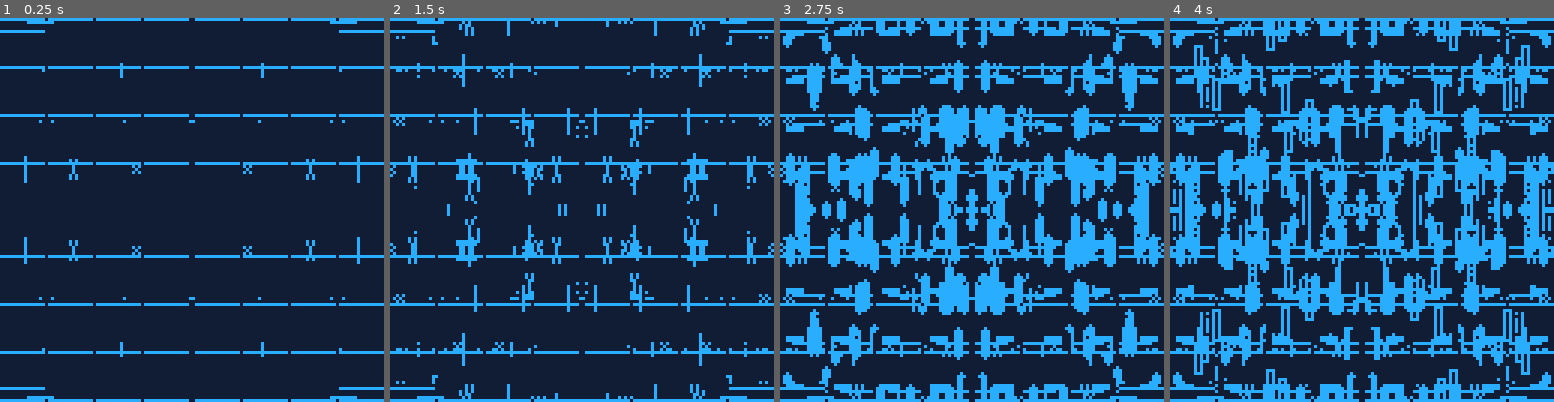
Above: before the commit, frames 1-4 (left to right).
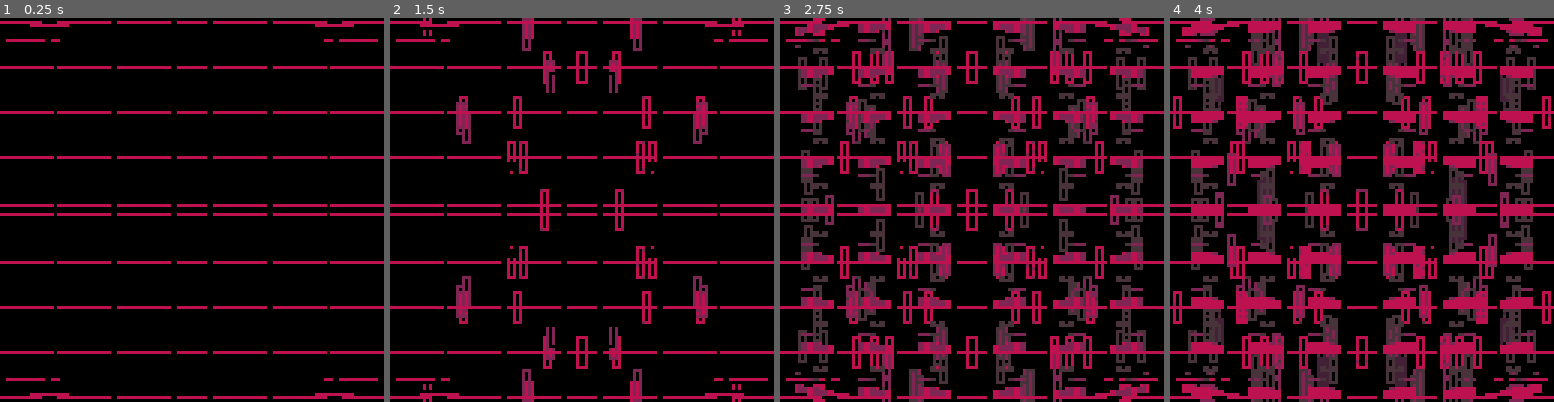
Above: after the commit, the same moments.

Repository: aebrer/pico8_carts
Game: PICO-8 cartridge aebrer_engine/master.p8
The game is run twice, just before and just after one commit, with the same random seed, the same clock (stepped at 60 frames per second) and the same inputs.
Inputs (mouse positions are in pixels of both pictures, inside the frame that each line leads up to):
- Up to frame 1 (0.25 s): no input
- Up to frame 2 (1.5 s): tap X (X key) at 0.33, 1.07 s; click (670, 121) at 0.67 s; tap O (Z key) at 0.7 s; click (436, 267) at 1.22 s
- Up to frame 3 (2.75 s): hold Right 1.6-2.1 s; tap O (Z key) at 1.7, 2.1, 2.5 s; click (887, 114) at 1.77 s; tap X (X key) at 1.85 s; hold Up 2.15-2.42 s; click (952, 259) at 2.32 s; hold Right from 2.47 s (still down)
- Up to frame 4 (4 s): click (1404, 106) at 2.87 s; tap O (Z key) at 2.9, 3.3, 3.7 s; tap X (X key) at 2.97 s; release Right at 3.03 s; hold Left 3.08-3.58 s; click (1465, 256) at 3.42 s; hold Down 3.63-3.97 s; click (1231, 102) at 3.97 s

The runs differ from the first frame. In frame 1, 100% of the frame differs, in the area x 0-100%, y 0-100%; in frame 2, 100%; in frame 3, 100%; in frame 4, 100%.

Commit message:
latest WIP build, getting there

Diff:
--- a/aebrer_engine/master.p8
+++ b/aebrer_engine/master.p8
@@ -7,13 +7,13 @@
 poke(0x5f2d, 1) --enable mouse
 seed = rnd(-1)
 
-local sprite_sheet_loc = 0x5f54
-local screen_loc = 0x5f55
-local sprite_sheet_val = 0x00 -- 0x00 (default) or 0x60
-local screen_val = 0x60 -- 0x00 or 0x60 (default)
-
-poke(sprite_sheet_loc, sprite_sheet_val)
-poke(screen_loc, screen_val)
+-- local sprite_sheet_loc = 0x5f54
+-- local screen_loc = 0x5f55
+-- local sprite_sheet_val = 0x00 -- 0x00 (default) or 0x60
+-- local screen_val = 0x60 -- 0x00 or 0x60 (default)
+
+-- poke(sprite_sheet_loc, sprite_sheet_val)
+-- poke(screen_loc, screen_val)
 
 
 --------------------------------
@@ -77,7 +77,8 @@
 --          burns             --
 --------------------------------
 function burn(c)
- local new_c = max(c-1,0)
+ local new_c = 0
+ if(c==0)new_c=15 else new_c=c-1
  return new_c
 end
 
@@ -400,15 +401,15 @@
 config.colors.onebit_bw = {[0]=0,7,0,0,0,7,0,0,7,0,7,7,0,7,7,7}
 add(config.colors.methods, "onebit_bw") -- 14
 config.colors.onebit_red = {[0]=0,8,0,0,0,8,0,0,8,0,8,8,0,8,8,8}
-add(config.colors.methods, "onebit_red") -- 15
+-- add(config.colors.methods, "onebit_red") -- 15
 config.colors.onebit_green = {[0]=0,3,0,0,0,3,0,0,3,0,3,3,0,3,3,3}
-add(config.colors.methods, "onebit_green") -- 16
+-- add(config.colors.methods, "onebit_green") -- 16
 config.colors.onebit_blue = {[0]=0,-4,0,0,0,-4,0,0,-4,0,-4,-4,0,-4,-4,-4}
-add(config.colors.methods, "onebit_blue") -- 17
+-- add(config.colors.methods, "onebit_blue") -- 17
 config.colors.onebit_purple = {[0]=0,2,0,0,0,2,0,0,2,0,2,2,0,2,2,2}
-add(config.colors.methods, "onebit_purple") -- 18
+-- add(config.colors.methods, "onebit_purple") -- 18
 config.colors.onebit_yellow = {[0]=0,10,0,0,0,10,0,0,10,0,10,10,0,10,10,10}
-add(config.colors.methods, "onebit_yellow") -- 19
+-- add(config.colors.methods, "onebit_yellow") -- 19
 config.colors.default = {[0]=0,1,2,3,4,5,6,7,8,9,10,11,12,13,14,15}
 add(config.colors.methods, "default") -- 20
 config.colors.alt_default = {[0]=0,-15,-14,-13,-12,-11,-10,-9,-8,-7,-6,-5,-4,-3,-2,-1}
@@ -418,17 +419,17 @@
 config.colors.dead_god_2 = {[0]=0,0,-8,8,-3,-8,8,7,2,-8,0,-8,8,-3,-8,-8}
 add(config.colors.methods, "dead_god_2") -- 23
 config.colors.twobit_bw = {[0]=0,6,0,0,0,6,0,0,6,0,6,6,0,6,6,7}
-add(config.colors.methods, "twobit_bw") -- 24
+-- add(config.colors.methods, "twobit_bw") -- 24
 config.colors.twobit_red = {[0]=0,-8,0,0,0,-8,0,0,-8,0,-8,-8,0,-8,-8,8}
-add(config.colors.methods, "twobit_red") -- 25
+-- add(config.colors.methods, "twobit_red") -- 25
 config.colors.twobit_green = {[0]=0,3,0,0,0,3,0,0,3,0,3,3,0,3,3,11}
-add(config.colors.methods, "twobit_green") -- 26
+-- add(config.colors.methods, "twobit_green") -- 26
 config.colors.twobit_blue = {[0]=0,-4,0,0,0,-4,0,0,-4,0,-4,-4,0,-4,-4,12}
-add(config.colors.methods, "twobit_blue") -- 27
+-- add(config.colors.methods, "twobit_blue") -- 27
 config.colors.twobit_purple = {[0]=0,2,0,0,0,2,0,0,2,0,2,2,0,2,2,13}
-add(config.colors.methods, "twobit_purple") -- 28
+-- add(config.colors.methods, "twobit_purple") -- 28
 config.colors.twobit_yellow = {[0]=0,0,10,0,0,10,0,0,10,0,10,10,0,10,10,-9}
-add(config.colors.methods, "twobit_yellow") -- 29
+-- add(config.colors.methods, "twobit_yellow") -- 29
 config.colors.terminal_green = {[0]=-15,11,-15,-15,-15,11,-15,-15,11,-15,11,11,-15,11,11,11}
 -- config.colors.terminal_green = {[0]=-15,-5,-15,-15,-15,-5,-15,-15,-5,-15,-5,-5,-15,-5,-5,-5}
 add(config.colors.methods, "terminal_green") -- 30
@@ -437,11 +438,13 @@
 config.colors.terminal_blue = {[0]=-15,12,-15,-15,-15,12,-15,-15,12,-15,12,12,-15,12,12,12}
 add(config.colors.methods, "terminal_blue") -- 32
 config.colors.mutant = {[0]=0,0,-6,0,-6,10,0,0,-6,0,10,-6,0,10,10,-9}
-add(config.colors.methods, "mutant") -- 33
+-- add(config.colors.methods, "mutant") -- 33
 config.colors.hole = {[0]=0,1,2,3,4,5,6,7,8,9,10,11,12,13,14,0}
-add(config.colors.methods, "hole") -- 34
+-- add(config.colors.methods, "hole") -- 34
 config.colors.dead_god_3 = {[0]=0,8,-16,-16,-15,-15,-15,-15,-14,-14,-14,-11,-11,2,-8,-8}
 add(config.colors.methods, "dead_god_3") -- 35
+config.colors.rainbow = {[0]=0,-8,8,9,10,11,12,-4,0,-8,8,9,10,11,12,-4}
+add(config.colors.methods, "rainbow") -- 36
 
 --------------------------------
 --         brushes            --
@@ -840,13 +843,26 @@
 config.sketch.num_pts=2
 config.sketch.fc=128
 
+config.sketch.sspr_iv_x=16
+config.sketch.sspr_iv_y=16
+config.sketch.sspr_x1=8
+config.sketch.sspr_x2=15
+config.sketch.sspr_y1=16
+config.sketch.sspr_y2=10
+
 config.sketch.params = {
  {"r_step", "float_fine", {0.001,0.2}},
  {"rad", "int_lim", {1,100}},
  {"rndx", "float_lim", {0.1,50}},
  {"rndy", "float_lim", {0.1,50}},
  {"num_pts", "int"},
- {"fc", "int"}
+ {"fc", "int"},
+ {"sspr_iv_x", "int"},
+ {"sspr_iv_y", "int"},
+ {"sspr_x1", "int"},
+ {"sspr_x2", "int"},
+ {"sspr_y1", "int"},
+ {"sspr_y2", "int"}
 }
 
 -- always present mouse brush
@@ -888,7 +904,7 @@
  -- local fc = config.sketch.fc
  local fc = 128
 
- for i=0,50 do
+ for i=0,10 do
   p=0x6000+flr(rnd(8181))
   q=0x6000+flr(rnd(8181))
   poke(p,peek(p)/128-fc)
@@ -899,39 +915,26 @@
   fc=128
  end
 
- for i=1,500 do
-  local x = rnd(128)
-  local y = rnd(128)
-  c=pget(x,y)
-  if c > 0 then
-   pset(x,y,burn(c))
-  end
- end
-
 end
 
 
 
 function config.sketch.crop()
- --  -- black bars
- -- local x=54
- -- local y=44
- -- local x2=96
- -- local y2=32
- -- local x0=-20
- -- local y0=158
- -- rectfill(x0-x,x0-y,y2-x,y0-y,0)
- -- rectfill(x2-x,x0-y,y0-x,y0-y)
- -- rectfill(x0-x,x0-y,y0-x,y2-y)
- -- rectfill(x0-x,x2-y,y0-x,y0-y)
+local sspr_iv_x = config.sketch.sspr_iv_x
+local sspr_iv_y = config.sketch.sspr_iv_y
+local sspr_x1 = config.sketch.sspr_x1
+local sspr_x2 = config.sketch.sspr_x2
+local sspr_y1 = config.sketch.sspr_y1
+local sspr_y2 = config.sketch.sspr_y2
+
 
  -- set the screen memory as the spritesheet
 -- and stretch screen->screen
 poke(0x5f54, 0x60)
 
-for x=0,128,16 do
-for y=0,128,16 do
-sspr(0,0,8,16, x,y,15,10)
+for x=0,128,sspr_iv_x do
+for y=0,128,sspr_iv_y do
+sspr(0,0,sspr_x1,sspr_y1, x,y,sspr_x2,sspr_y2)
 end
 end
 poke(0x5f54, 0x00)
@@ -940,14 +943,13 @@
 -- add layers in order
 --add(config.sketch.methods, "mouse_brush")
 add(config.sketch.methods, "sketch")
---add(config.sketch.methods, "shred")
+-- add(config.sketch.methods, "shred")
 add(config.sketch.methods, "crop")
 
 
 
 
 -- todo:
--- - in the crop function, mirror sizes should change
 -- - see if you can make a labyrinth thing happen
 -- - remember to be patient and minimal
 
@@ -959,18 +961,20 @@
 
 -- overrides:
 --  brush:
-config.brush.i=11
+config.brush.i=rnd({5,11})
 config.brush.circ_r=0
 config.brush.recth=1
-config.brush.rectw=10
+config.brush.rectw=rnd({5,6,7,8,13})
 config.brush.wiggle=0
 config.brush.color=15
 config.brush.line_wt=0
 
 --  dither:
-config.dither.i=rnd({3,4})
+config.dither.i=3
 config.dither.loops=25
-config.dither.pull=1.05
+-- config.dither.loops=0
+
+config.dither.pull=1.0
 config.dither.rectw=rnd({0,0,0,0,1,1,1,1,2,2,2,3,3,4,5})
 config.dither.recth=rnd({5,5,5,6,6,6,7,7,7,8,8,8,8,8,8,9,9,10,11})
 config.dither.circ_r=rnd({0,0,1,1,1,2,2})
@@ -984,9 +988,8 @@
 --  palettes/colors:
 config.colors.i = flr(rnd(#config.colors.methods))+1
 
-
 -- timing
-config.timing.seed_loop = true
+config.timing.seed_loop = false
 config.timing.loop_len=16
 config.timing.rec_loop_start = 12
 config.timing.rec_loop_end = 14
@@ -1000,13 +1003,20 @@
 
 
 -- misc
-config.sketch.r_step=0.11
-config.sketch.rad=10
+config.sketch.r_step=rnd(0.1)+0.07
+config.sketch.rad=rnd(15)+5
 config.sketch.rndx=0
 config.sketch.rndy=0
-config.sketch.num_pts=2
+config.sketch.num_pts=rnd({1,2,3})
 config.sketch.fc=128
 
+config.sketch.sspr_iv_x=rnd(8)+14
+config.sketch.sspr_iv_y=rnd(8)+14
+config.sketch.sspr_x1=rnd({5,6,6,8,8,8,10,10,12})
+config.sketch.sspr_x2=rnd({14,16,16,18,18,18,12,15})
+config.sketch.sspr_y1=rnd({14,16,16,18,18,18,12,15})
+config.sketch.sspr_y2=rnd({5,6,6,8,8,8,10,10,12})
+
 
 --------------------------------
 --        main loop           --
@@ -1014,113 +1024,113 @@
 ::_::
 
 
-if display_params then
- --------------------------------
- --       input process        --
- --------------------------------
- -- change what method is being used for active param
- if btnp(1) then
-  local idx = config.params[config.param_i]
-  config[idx].i = safe_inc(config[idx].i, #config[idx].methods)
- end
-
- -- cycle through the changable parameters
- if btnp(0) then
-  config.param_i = safe_inc(config.param_i, #config.params)
- end
-
- if btnp(5) then  -- change the selected param
-  local curr_param_param_idx = config[config.params[config.param_i]].param_i
-   if curr_param_param_idx != nil then
-   local param = config[config.params[config.param_i]]
-   local new_param_i = safe_inc(param.param_i, #param.params)
-   config[config.params[config.param_i]].param_i = new_param_i
-  end
- end
-
- if btnp(3) then  -- scroll down
-  local curr_param_param_idx = config[config.params[config.param_i]].param_i
-  if curr_param_param_idx != nil then
-   local curr_param_param_name = config[config.params[config.param_i]].params[curr_param_param_idx][1]
-   local curr_pp_type = config[config.params[config.param_i]].params[curr_param_param_idx][2]
-   local curr_param_param_value = config[config.params[config.param_i]][curr_param_param_name]
-   local new_param_param_value = 0
-   if curr_pp_type == "int" then
-    new_param_param_value = curr_param_param_value - 1
-   elseif curr_pp_type == "float" then
-    new_param_param_value = curr_param_param_value * 0.97
-   elseif curr_pp_type == "float_fine" then
-    new_param_param_value = curr_param_param_value * 0.998
-   elseif curr_pp_type == "float_lim" then
-    local curr_pp_lim = config[config.params[config.param_i]].params[curr_param_param_idx][3]
-    local low_lim = curr_pp_lim[1]
-    local high_lim = curr_pp_lim[2]
-    new_param_param_value = curr_param_param_value * 0.97
-    new_param_param_value = min(new_param_param_value, high_lim)
-    new_param_param_value = max(new_param_param_value, low_lim)
-   elseif curr_pp_type == "int_lim" then
-    local curr_pp_lim = config[config.params[config.param_i]].params[curr_param_param_idx][3]
-    local low_lim = curr_pp_lim[1]
-    local high_lim = curr_pp_lim[2]
-    new_param_param_value = curr_param_param_value - 1
-    new_param_param_value = min(new_param_param_value, high_lim)
-    new_param_param_value = max(new_param_param_value, low_lim)
-   elseif curr_pp_type == "bool" then
-    new_param_param_value = not curr_param_param_value
-   elseif curr_pp_type == "null" then
-    new_param_param_value = curr_param_param_value
-   end
-   config[config.params[config.param_i]][curr_param_param_name] = new_param_param_value
-  end
- end
-
- if btnp(2) then  -- scroll up
-  local curr_param_param_idx = config[config.params[config.param_i]].param_i
-  if curr_param_param_idx != nil then
-   local curr_param_param_name = config[config.params[config.param_i]].params[curr_param_param_idx][1]
-   local curr_pp_type = config[config.params[config.param_i]].params[curr_param_param_idx][2]
-   local curr_param_param_value = config[config.params[config.param_i]][curr_param_param_name]
-   local new_param_param_value = 0
-   if curr_pp_type == "int" then
-    new_param_param_value = curr_param_param_value + 1
-   elseif curr_pp_type == "float" then
-    new_param_param_value = curr_param_param_value * 1.03
-   elseif curr_pp_type == "float_fine" then
-    new_param_param_value = curr_param_param_value * 1.002
-   elseif curr_pp_type == "float_lim" then
-    local curr_pp_lim = config[config.params[config.param_i]].params[curr_param_param_idx][3]
-    local low_lim = curr_pp_lim[1]
-    local high_lim = curr_pp_lim[2]
-    if curr_param_param_value == 0 then
-     new_param_param_value = 0.01
-    else
-     new_param_param_value = curr_param_param_value * 1.03
-     new_param_param_value = min(new_param_param_value, high_lim)
-     new_param_param_value = max(new_param_param_value, low_lim)
-    end
-   elseif curr_pp_type == "int_lim" then
-    local curr_pp_lim = config[config.params[config.param_i]].params[curr_param_param_idx][3]
-    local low_lim = curr_pp_lim[1]
-    local high_lim = curr_pp_lim[2]
-    new_param_param_value = curr_param_param_value + 1
-    new_param_param_value = min(new_param_param_value, high_lim)
-    new_param_param_value = max(new_param_param_value, low_lim)
-   elseif curr_pp_type == "bool" then
-    new_param_param_value = not curr_param_param_value
-   elseif curr_pp_type == "null" then
-    new_param_param_value = curr_param_param_value
-   end
-   config[config.params[config.param_i]][curr_param_param_name] = new_param_param_value
-  end
- end
-end
---------------------------------
---        debug menu          --
---------------------------------
-
-if btnp(4) then
- display_params = not display_params
-end
+-- if display_params then
+--  --------------------------------
+--  --       input process        --
+--  --------------------------------
+--  -- change what method is being used for active param
+--  if btnp(1) then
+--   local idx = config.params[config.param_i]
+--   config[idx].i = safe_inc(config[idx].i, #config[idx].methods)
+--  end
+
+--  -- cycle through the changable parameters
+--  if btnp(0) then
+--   config.param_i = safe_inc(config.param_i, #config.params)
+--  end
+
+--  if btnp(5) then  -- change the selected param
+--   local curr_param_param_idx = config[config.params[config.param_i]].param_i
+--    if curr_param_param_idx != nil then
+--    local param = config[config.params[config.param_i]]
+--    local new_param_i = safe_inc(param.param_i, #param.params)
+--    config[config.params[config.param_i]].param_i = new_param_i
+--   end
+--  end
+
+--  if btnp(3) then  -- scroll down
+--   local curr_param_param_idx = config[config.params[config.param_i]].param_i
+--   if curr_param_param_idx != nil then
+--    local curr_param_param_name = config[config.params[config.param_i]].params[curr_param_param_idx][1]
+--    local curr_pp_type = config[config.params[config.param_i]].params[curr_param_param_idx][2]
+--    local curr_param_param_value = config[config.params[config.param_i]][curr_param_param_name]
+--    local new_param_param_value = 0
+--    if curr_pp_type == "int" then
+--     new_param_param_value = curr_param_param_value - 1
+--    elseif curr_pp_type == "float" then
+--     new_param_param_value = curr_param_param_value * 0.97
+--    elseif curr_pp_type == "float_fine" then
+--     new_param_param_value = curr_param_param_value * 0.998
+--    elseif curr_pp_type == "float_lim" then
+--     local curr_pp_lim = config[config.params[config.param_i]].params[curr_param_param_idx][3]
+--     local low_lim = curr_pp_lim[1]
+--     local high_lim = curr_pp_lim[2]
+--     new_param_param_value = curr_param_param_value * 0.97
+--     new_param_param_value = min(new_param_param_value, high_lim)
+--     new_param_param_value = max(new_param_param_value, low_lim)
+--    elseif curr_pp_type == "int_lim" then
+--     local curr_pp_lim = config[config.params[config.param_i]].params[curr_param_param_idx][3]
+--     local low_lim = curr_pp_lim[1]
+--     local high_lim = curr_pp_lim[2]
+--     new_param_param_value = curr_param_param_value - 1
+--     new_param_param_value = min(new_param_param_value, high_lim)
+--     new_param_param_value = max(new_param_param_value, low_lim)
+--    elseif curr_pp_type == "bool" then
+--     new_param_param_value = not curr_param_param_value
+--    elseif curr_pp_type == "null" then
+--     new_param_param_value = curr_param_param_value
+--    end
+--    config[config.params[config.param_i]][curr_param_param_name] = new_param_param_value
+--   end
+--  end
+
+--  if btnp(2) then  -- scroll up
+--   local curr_param_param_idx = config[config.params[config.param_i]].param_i
+--   if curr_param_param_idx != nil then
+--    local curr_param_param_name = config[config.params[config.param_i]].params[curr_param_param_idx][1]
+--    local curr_pp_type = config[config.params[config.param_i]].params[curr_param_param_idx][2]
+--    local curr_param_param_value = config[config.params[config.param_i]][curr_param_param_name]
+--    local new_param_param_value = 0
+--    if curr_pp_type == "int" then
+--     new_param_param_value = curr_param_param_value + 1
+--    elseif curr_pp_type == "float" then
+--     new_param_param_value = curr_param_param_value * 1.03
+--    elseif curr_pp_type == "float_fine" then
+--     new_param_param_value = curr_param_param_value * 1.002
+--    elseif curr_pp_type == "float_lim" then
+--     local curr_pp_lim = config[config.params[config.param_i]].params[curr_param_param_idx][3]
+--     local low_lim = curr_pp_lim[1]
+--     local high_lim = curr_pp_lim[2]
+--     if curr_param_param_value == 0 then
+--      new_param_param_value = 0.01
+--     else
+--      new_param_param_value = curr_param_param_value * 1.03
+--      new_param_param_value = min(new_param_param_value, high_lim)
+--      new_param_param_value = max(new_param_param_value, low_lim)
+--     end
+--    elseif curr_pp_type == "int_lim" then
+--     local curr_pp_lim = config[config.params[config.param_i]].params[curr_param_param_idx][3]
+--     local low_lim = curr_pp_lim[1]
+--     local high_lim = curr_pp_lim[2]
+--     new_param_param_value = curr_param_param_value + 1
+--     new_param_param_value = min(new_param_param_value, high_lim)
+--     new_param_param_value = max(new_param_param_value, low_lim)
+--    elseif curr_pp_type == "bool" then
+--     new_param_param_value = not curr_param_param_value
+--    elseif curr_pp_type == "null" then
+--     new_param_param_value = curr_param_param_value
+--    end
+--    config[config.params[config.param_i]][curr_param_param_name] = new_param_param_value
+--   end
+--  end
+-- end
+-- --------------------------------
+-- --        debug menu          --
+-- --------------------------------
+
+-- if btnp(4) then
+--  display_params = not display_params
+-- end
 
 --------------------------------
 --          timing            --
